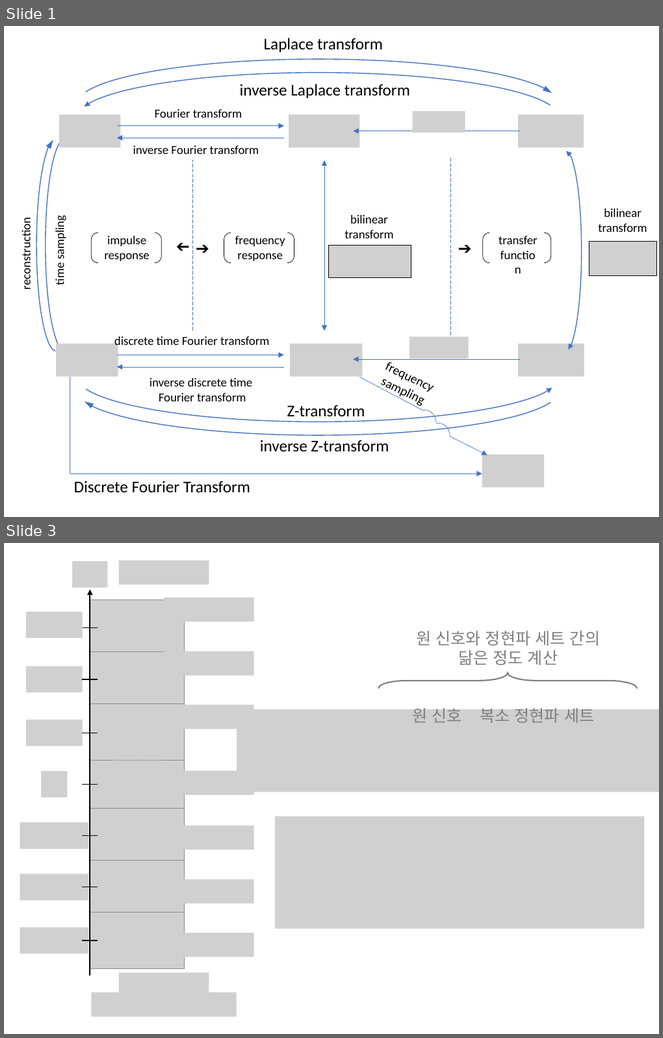
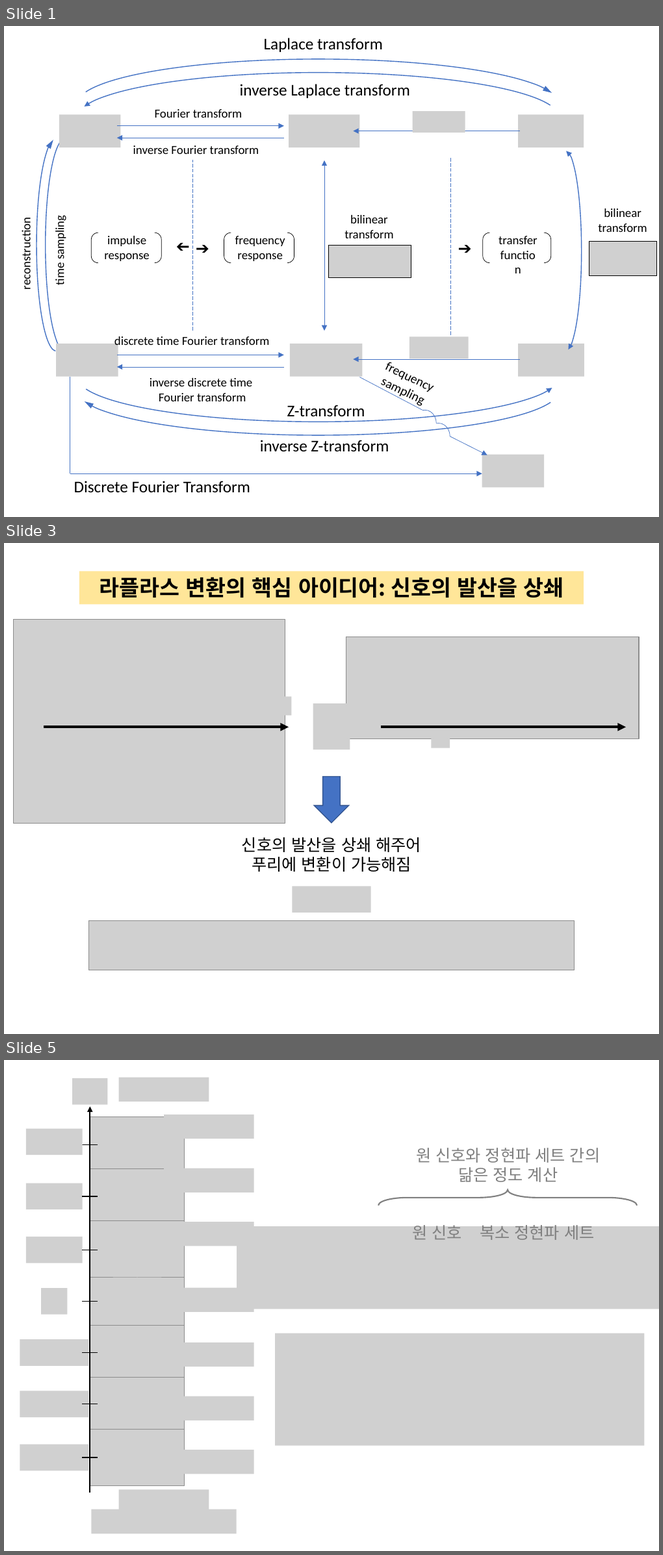
Before and after one commit to answeredbyablemind/answeredbyablemind.github.io, a slide deck: pics/2019-08-12_Laplace_Transform/pics.pptx. Shown one above the other, each under a label of ours: slides 1 and 3 before the commit, slides 1, 3 and 5 after it; the slides between them are not shown. The pictures are 663x1038 and 663x1555 pixels, drawn with LibreOffice and Linux fonts; fonts in the diff are those of the drawing; grey boxes stand for pictures. Boxes give left, top, right and bottom in pixels: in the first picture for what was removed or moved away, otherwise in the second. Text is boxed around its words. In the diff, an @@ line names an element or a change of style, - is before the commit and + after.

```diff
--- a/pics/2019-08-12_Laplace_Transform/pics.pptx
+++ b/pics/2019-08-12_Laplace_Transform/pics.pptx
@@ slide 3 added at box(4, 543, 659, 1034), background #FFFFFF @@
@@ rectangle added at box(79, 571, 584, 604), fill #FFE699, 24 pt, text #000000, bold @@
+라플라스 변환의 핵심 아이디어: 신호의 발산을 상쇄
@@ group added at box(13, 620, 292, 823): 4 pictures, 1 arrow @@
@@ picture added at box(347, 637, 639, 739) @@
@@ picture added at box(493, 639, 534, 662) @@
@@ picture added at box(612, 697, 629, 716) @@
@@ picture added at box(313, 704, 350, 750) @@
@@ arrow added from (381, 727) to (626, 727), #000000 3 pt @@
@@ picture added at box(431, 729, 449, 748) @@
@@ down arrow added at box(315, 777, 349, 823), fill #4472C4, outline #325491 1 pt @@
@@ text added at box(242, 837, 422, 872), 18 pt, text #000000 @@
+신호의 발산을 상쇄 해주어
+푸리에 변환이 가능해짐
@@ picture added at box(293, 886, 371, 913) @@
@@ picture added at box(88, 921, 575, 970) @@
@@ what was slide 3 is now slide 5 @@
```
Also in this commit, not shown: 2 other slides added, 1 slide removed, 4 other files.
